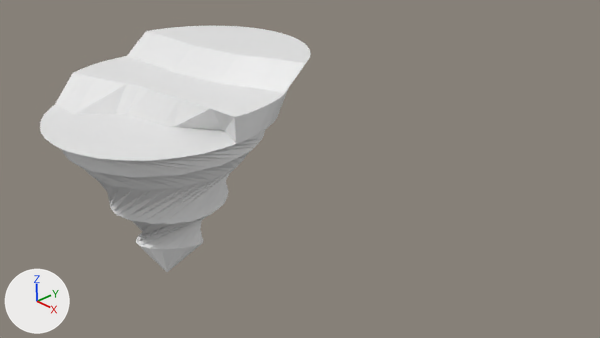
An edit to the Blender file Blend/FloatingIslandStairs.blend, drawn before and after from the same camera.
One viewpoint serves both versions: the file's camera 'Camera'. The lights are fixed; the arrows at lower left show +X, +Y and +Z.

The scene before the commit, as lines of its bpy script (objects in view):
```python
me_cone = bpy.data.meshes.new('Cone')
me_cone.from_pydata(...)  # 328 vertices, 581 faces; spans x -1.61..1.61, y -2.19..1.6, z -1.76..1.26
ob_floatngislandstairs = bpy.data.objects.new('FloatngIslandStairs', me_cone)
ob_floatngislandstairs.location = (0.021, -2.117, 0.984)
ob_floatngislandstairs.rotation_euler = (-3.149, 0.0, 0.0)  # degrees (-180, 0, 0)
```
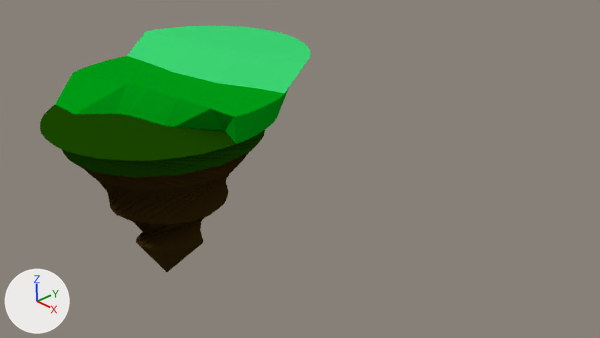
Commit message: Colored Islands

The change, as a diff of the scene's bpy script:
```diff
--- a/Blend/FloatingIslandStairs.blend.py
+++ b/Blend/FloatingIslandStairs.blend.py
@@ mat_groundbottomdarkmaterial @@
+mat_groundbottomdarkmaterial = diffuse_material('GroundBottomDarkMaterial')
+mat_groundbottomdarkmaterial.base_color = (0.0352, 0.0189, 0.00324)  # brown #35250b
@@ mat_groundfirstlevelmaterial @@
+mat_groundfirstlevelmaterial = diffuse_material('GroundFirstLevelMaterial')
+mat_groundfirstlevelmaterial.base_color = (0.0102, 0.0637, 0.0)  # dark green #1a4700
@@ mat_groundsecondlevelmaterial @@
+mat_groundsecondlevelmaterial = diffuse_material('GroundSecondLevelMaterial')
+mat_groundsecondlevelmaterial.base_color = (0.0, 0.334, 0.00795)  # green #009c16
@@ mat_groundthirdlevelmaterial @@
+mat_groundthirdlevelmaterial = diffuse_material('GroundThirdLevelMaterial')
+mat_groundthirdlevelmaterial.base_color = (0.0476, 0.674, 0.178)  # green #3ed675
@@ me_cone @@
 me_cone.from_pydata(...)  # 328 vertices, 581 faces; spans x -1.61..1.61, y -2.19..1.6, z -1.76..1.26
 # used by ob_floatngislandstairs; location = (0.021, -2.117, 0.984); rotation_euler = (-3.149, 0.0, 0.0), in degrees (-180, 0, 0)
+# me_cone part 1: all 259 faces centred in x -1.28..1.28, y -1.28..1.28, z -0.66..1.15 switch from no material to mat_groundbottomdarkmaterial (brown #35250b)
+# me_cone part 2: all 160 faces centred in x -1.47..1.47, y -1.47..1.47, z -1.08..-0.85 switch from no material to mat_groundfirstlevelmaterial (dark green #1a4700)
+# me_cone part 3: all 86 faces centred in x -1.6..1.6, y -1.7..0.74, z -1.44..-1.25 switch from no material to mat_groundsecondlevelmaterial (green #009c16)
+# me_cone part 4: all 76 faces centred in x -1.57..1.33, y -2.06..-0.61, z -1.76..-1.58 switch from no material to mat_groundthirdlevelmaterial (green #3ed675)
```

Changed parts and their boxes [x1, y1, x2, y2] in the pictures (600 x 338 px):
part 1 of me_cone, recoloured
    both: [74, 152, 249, 272]
part 2 of me_cone, recoloured (white to green)
    both: [40, 105, 265, 178]
part 3 of me_cone, recoloured (white to green)
    both: [55, 56, 289, 144]
part 4 of me_cone, recoloured (white to green)
    both: [127, 26, 311, 93]
